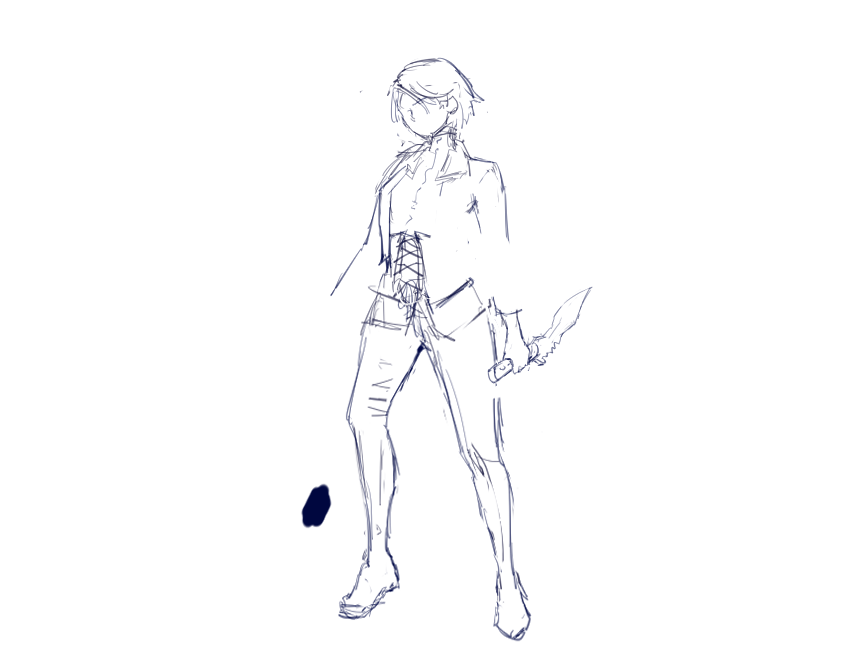
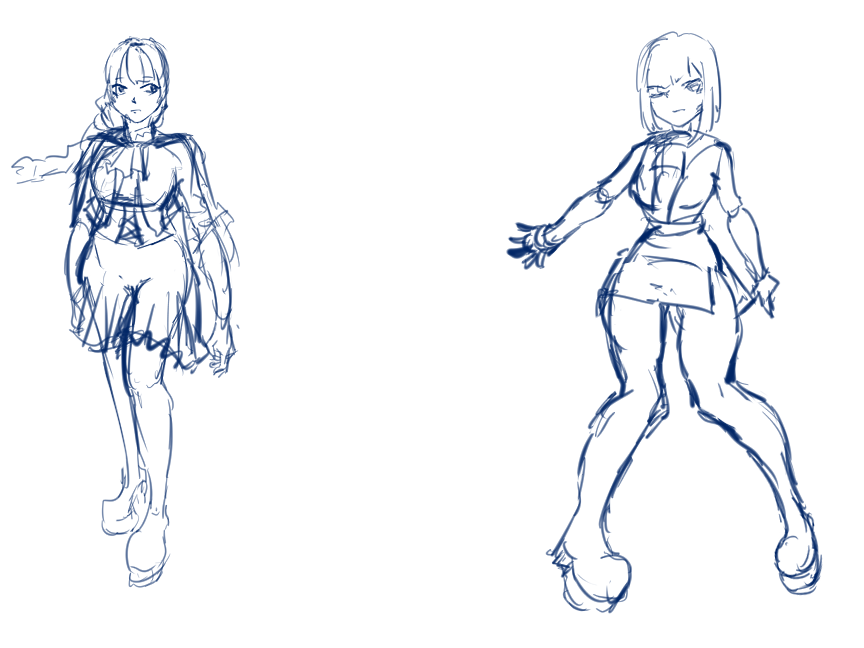
Revision of a layered w=864, h=648 image; what changed, layer by layer:
painted on "1" over (x1=11, y1=31, x2=823, y2=642)
